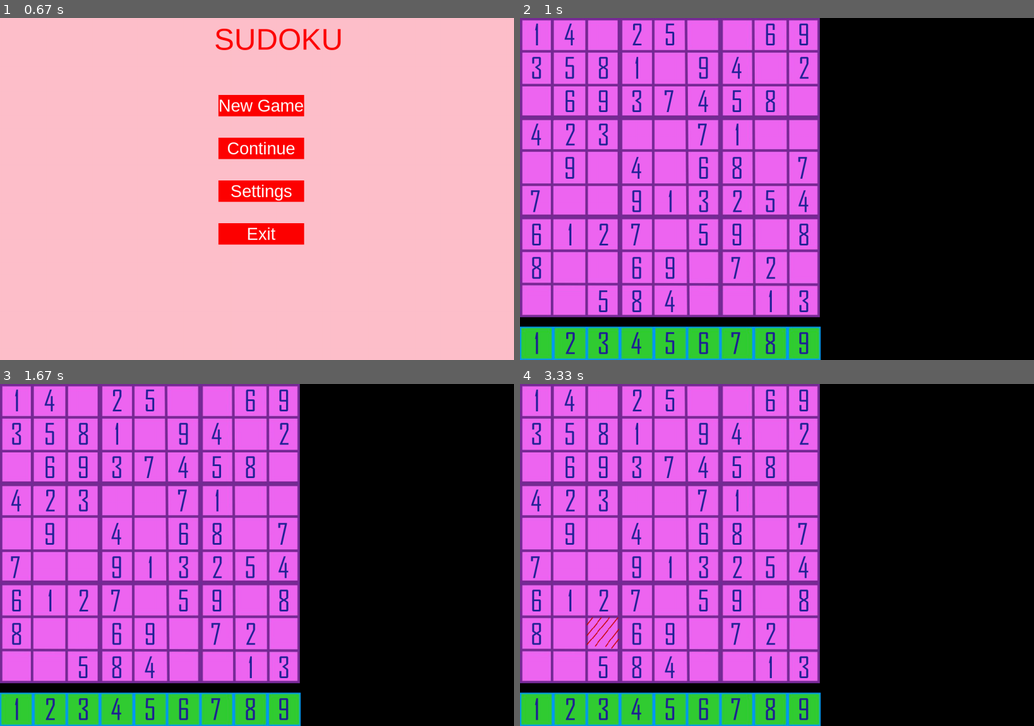
Above: before the commit, frames 1-4 (two rows, left to right).
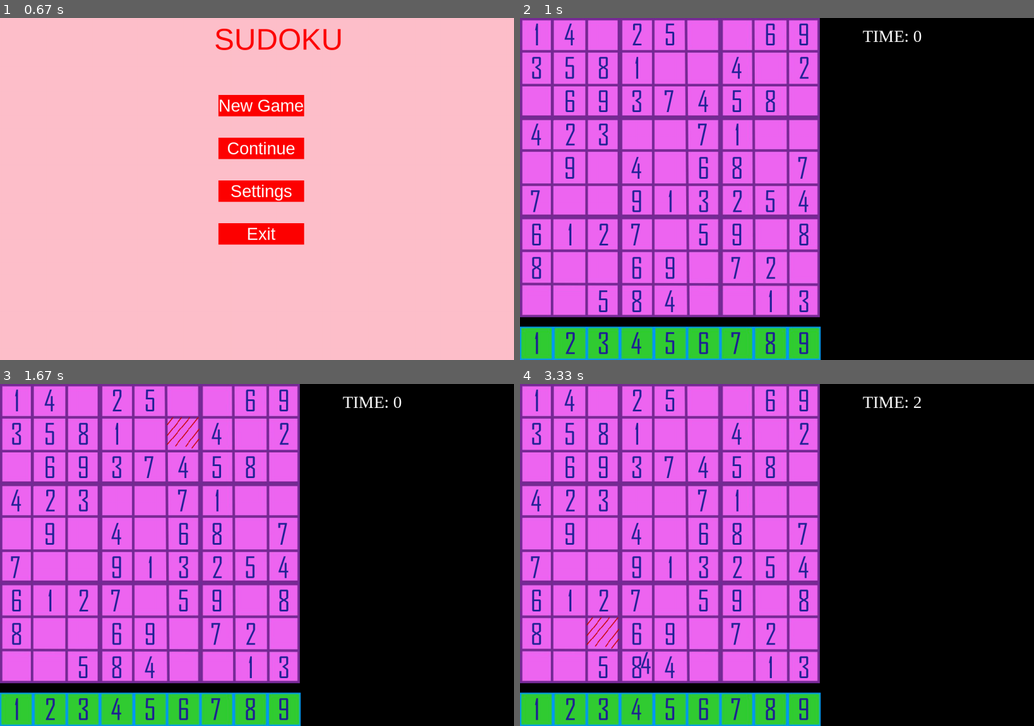
Above: after the commit, the same moments.

Repository: aabbi15/sudoku_pygame
Game: pygame game, started from homescreen.py
The game is run twice, just before and just after one commit, with the same random seed, the same clock (stepped at 60 frames per second) and the same inputs.
Inputs (mouse positions are in pixels of both pictures, inside the frame that each line leads up to):
- Up to frame 1 (0.67 s): tap Space at 0.33 s
- Up to frame 2 (1 s): press the mouse at (782, 106) at 0.7 s; move the mouse to (797, 106) at 0.8 s; release the mouse at (812, 110) at 0.93 s
- Up to frame 3 (1.67 s): press the mouse at (149, 708) at 1.03 s; move the mouse to (164, 575) at 1.13 s; release the mouse at (174, 442) at 1.27 s
- Up to frame 4 (3.33 s): press the mouse at (571, 708) at 1.87 s; move the mouse to (586, 671) at 1.97 s; release the mouse at (602, 630) at 2.1 s; press the mouse at (638, 708) at 3.2 s; move the mouse to (648, 664) at 3.3 s

Frame 1 is identical in both runs. In frame 2, 0.2% of the frame differs, in the area x 34-79%, y 3-18%; in frame 3, 0.3%, in the area x 32-79%, y 3-19%; in frame 4, 0.3%.

Commit message:
game level now work

Diff:
--- a/dragndrop.py
+++ b/dragndrop.py
@@ -31,29 +31,3 @@
     def return_home(self):
         self.rect.topleft = (self.x,self.y)
         self.screen.blit(self.image, self.rect)
-
-    # def handle_events(self):
-    #     for event in pygame.event.get():
-    #         if event.type == QUIT:
-    #             self.running = False
-
-    #         elif event.type == MOUSEBUTTONDOWN:
-    #             if self.rect.collidepoint(event.pos):
-    #                 self.moving = True
-
-    #         elif event.type == MOUSEBUTTONUP:
-    #             self.moving = False
-    #             self.return_home()
-
-    #         elif event.type == MOUSEMOTION and self.moving:
-    #             self.rect.move_ip(event.rel)
-
-    def dropped(self,empty_coordinates,run):
-        for event in pygame.event.get():
-            if event.type ==QUIT:
-                run=False
-
-            elif self.dragging==False:
-                for null in empty_coordinates:
-                    if self.rect.collidepoint(null):
-                        self.screen.blit(self.image, null)
--- /dev/null
+++ b/gamelogic.py
@@ -0,0 +1,12 @@
+import pygame
+import sys
+import sudokumaker
+
+def gameover(current_tries,answer):
+
+    if current_tries==0:
+        return False
+    if answer == False:
+        current_tries-=1
+
+    return True
--- a/homescreen.py
+++ b/homescreen.py
@@ -1,4 +1,5 @@
 import pygame
+from pygame.locals import *
 
 import newbutton
 import sys
@@ -25,9 +26,13 @@
 
 #logics
 run=True
-logics={"showhome":True,"showmenu":False,"showgame":False,"xyz":True}
-difficulty="easy"
-visible=False
+logics={"showhome":True,"showmenu":False,"showgame":False,"showlevel":False}
+difficulty="hard"
+
+
+clock = pygame.time.Clock()
+timer_value=0
+timer_started=False
 
 
 #sudokumaker
@@ -109,9 +114,10 @@
    print("HELLO")
 
 def newgamepressed():
-   for key in logics:
-      logics[key]=False
-   logics["showgame"]=True
+   logics["showgame"]=False
+   logics["showmenu"]=False
+   logics["showlevel"]=True
+   pygame.time.delay(100)
 
 def newbox_printer():
 
@@ -120,6 +126,29 @@
    for a,b in filled_rect:
       screen.blit(numbers_img[a],b)
 
+def draw_timer(time):
+   timer_text = myfont.render("TIME: " + str(time),True,"white")
+   screen.blit(timer_text,(800,20))
+
+def easypress():
+   difficulty="easy"
+   logics["showlevel"]=False
+   logics["showgame"]=True
+
+def mediumpress():
+   difficulty="medium"
+   logics["showlevel"]=False
+   logics["showgame"]=True
+
+def hardpress():
+   difficulty="hard"
+   logics["showlevel"]=False
+   logics["showgame"]=True
+
+def godmodepress():
+   logics["showgame"]=True
+   logics["showlevel"]=False
+   difficulty="hard"
 
 
 #def correctornot(num):
@@ -136,9 +165,10 @@
 
 def menuscreen():
    screen.fill("pink")
-   title("SUDOKU",titlefont,"red",500,10)
-   for object in newbutton.all_buttons:
-        object.process()
+   title("SUDOKU", titlefont, "red", 500, 10)
+
+   for button in menu_buttons:
+      button.process()
 
 def homescreen():
    screen.fill("black")
@@ -177,6 +207,22 @@
 
    for m in range(1,10):
       screen.blit(numbers_img[m], dragger[m].rect)
+   global timer_value
+   timer_value+=1
+   draw_timer(timer_value//120)
+
+
+def levelscreen():
+   screen.fill("cyan")
+   for button in level_buttons:
+      button.process()
+   # for butt in newbutton.level_buttons:
+   #    butt.process()
+
+
+
+
+
 
 
 
@@ -199,10 +245,22 @@
 
 
 #buttons
-newgame_butt= newbutton.Button(screen,510,180,["red","blue","green"],200 ,50,newgamepressed,"New Game")
-continuegame_butt= newbutton.Button(screen,510,280,["red","blue","green"],200 ,50,myfunction,"Continue")
-settings_butt= newbutton.Button(screen,510,380,["red","blue","green"],200 ,50,myfunction,"Settings")
-exit_butt= newbutton.Button(screen,510,480,["red","blue","green"],200 ,50,myfunction,"Exit")
+menu_buttons = [
+    newbutton.Button(screen, 510, 180, ["red", "blue", "green"], 200, 50, newgamepressed, "New Game"),
+    newbutton.Button(screen, 510, 280, ["red", "blue", "green"], 200, 50, myfunction, "Continue"),
+    newbutton.Button(screen, 510, 380, ["red", "blue", "green"], 200, 50, myfunction, "Settings"),
+    newbutton.Button(screen, 510, 480, ["red", "blue", "green"], 200, 50, myfunction, "Exit")
+]
+
+# Buttons for the level screen
+level_buttons = [
+    newbutton.Button(screen, 510, 180, ["red", "blue", "green"], 200, 50, easypress, "Easy"),
+    newbutton.Button(screen, 510, 280, ["red", "blue", "green"], 200, 50, mediumpress, "Medium"),
+    newbutton.Button(screen, 510, 380, ["red", "blue", "green"], 200, 50, hardpress, "Hard"),
+    newbutton.Button(screen, 510, 480, ["red", "blue", "green"], 200, 50, godmodepress, "God Mode")
+]
+
+
 
 
 null=(0,0)
@@ -214,9 +272,11 @@
 
    if logics["showhome"]==True:
       homescreen()
-   if logics["showmenu"]==True:
+   elif logics["showmenu"]==True:
       menuscreen()
-   if logics["showgame"]==True:
+   elif logics["showlevel"]==True:
+      levelscreen()
+   elif logics["showgame"]==True:
       gamescreen()
 
       newbox_printer()
@@ -280,4 +340,6 @@
 
 
    pygame.display.update()
+   clock.tick(120)
+
 pygame.quit()
--- a/newbutton.py
+++ b/newbutton.py
@@ -5,7 +5,8 @@
 
 xfont = pygame.font.SysFont("Arial", 40)
 
-all_buttons=[]
+# menu_buttons=[]
+# level_buttons=[]
 
 
 class Button:
@@ -27,7 +28,6 @@
 
         self.alreadypressed=False
 
-        all_buttons.append(self)
 
     def process(self):
         center =[self.rect.width/2-self.textsurface.get_rect().width/2,self.rect.height/2-self.textsurface.get_rect().height/2]
--- a/tempCodeRunnerFile.py
+++ b/tempCodeRunnerFile.py
@@ -1,2 +1,8 @@
-for m in range(1,10):
-   #    screen.blit(numbers_img[m], dragger[m].rect)
+# screen.fill("pink")
+   # title("SUDOKU",titlefont,"red",500,10)
+   # newgame_butt.process()
+   # continuegame_butt.process()
+   # settings_butt.process()
+   # exit_butt.process()
+   # for object in newbutton.menu_buttons:
+   #      object.process()
